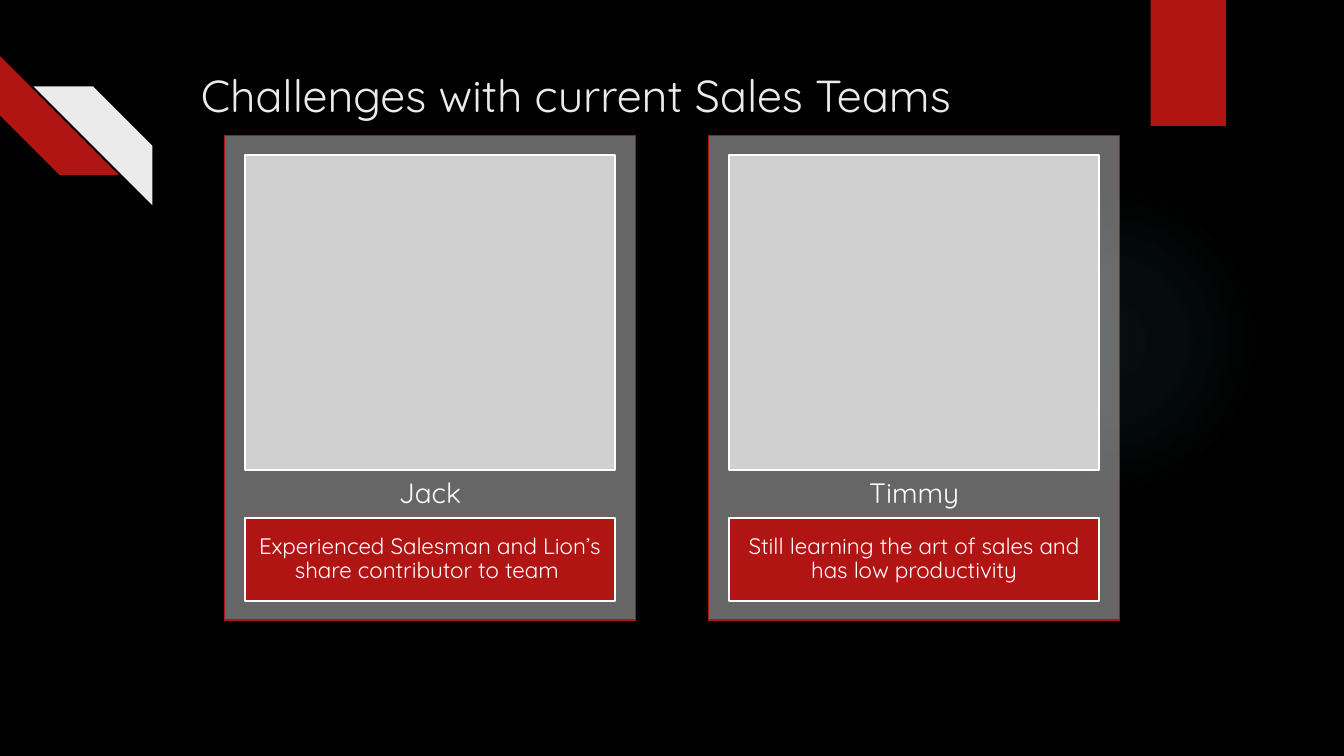
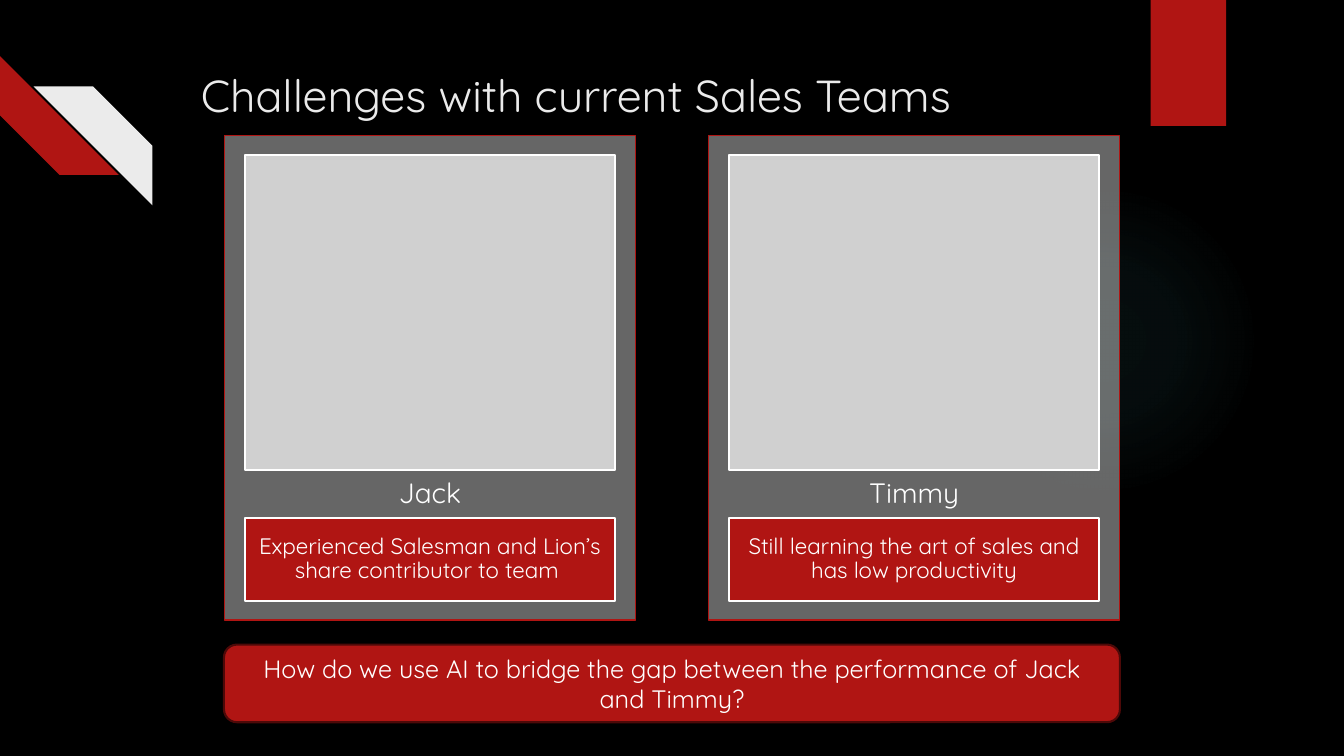
Before and after one commit to yash3107/Sales-Ai, a slide deck: slide 2 of Sales AI.pptx. Drawn at 1344x756 pixels with LibreOffice and Linux fonts; fonts in the diff are those of the drawing; grey boxes stand for pictures; background and template pictures are left out. Boxes give left, top, right and bottom in pixels: in the first picture for what was removed or moved away, otherwise in the second. Text is boxed around its words. In the diff, an @@ line names an element or a change of style, - is before the commit and + after.

```diff
--- a/Sales AI.pptx
+++ b/Sales AI.pptx
@@ rounded rectangle added at (x1=224, y1=644, x2=1120, y2=722), fill #B01513, outline #4D0908 1.5 pt, 18 pt, text #FFFFFF @@
+How do we use AI to bridge the gap between the performance of Jack and Timmy?
```
Also in this commit, not shown: 1 other slide changed, 3 slides added.
